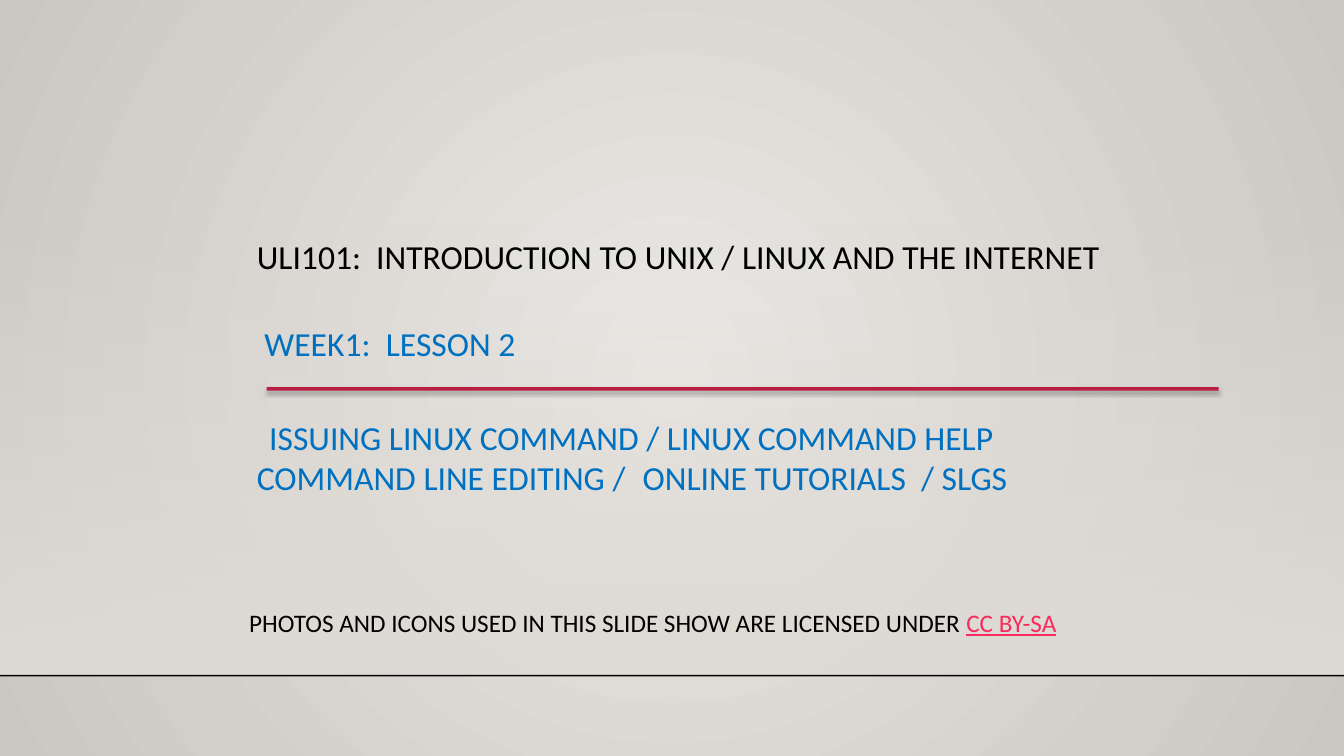
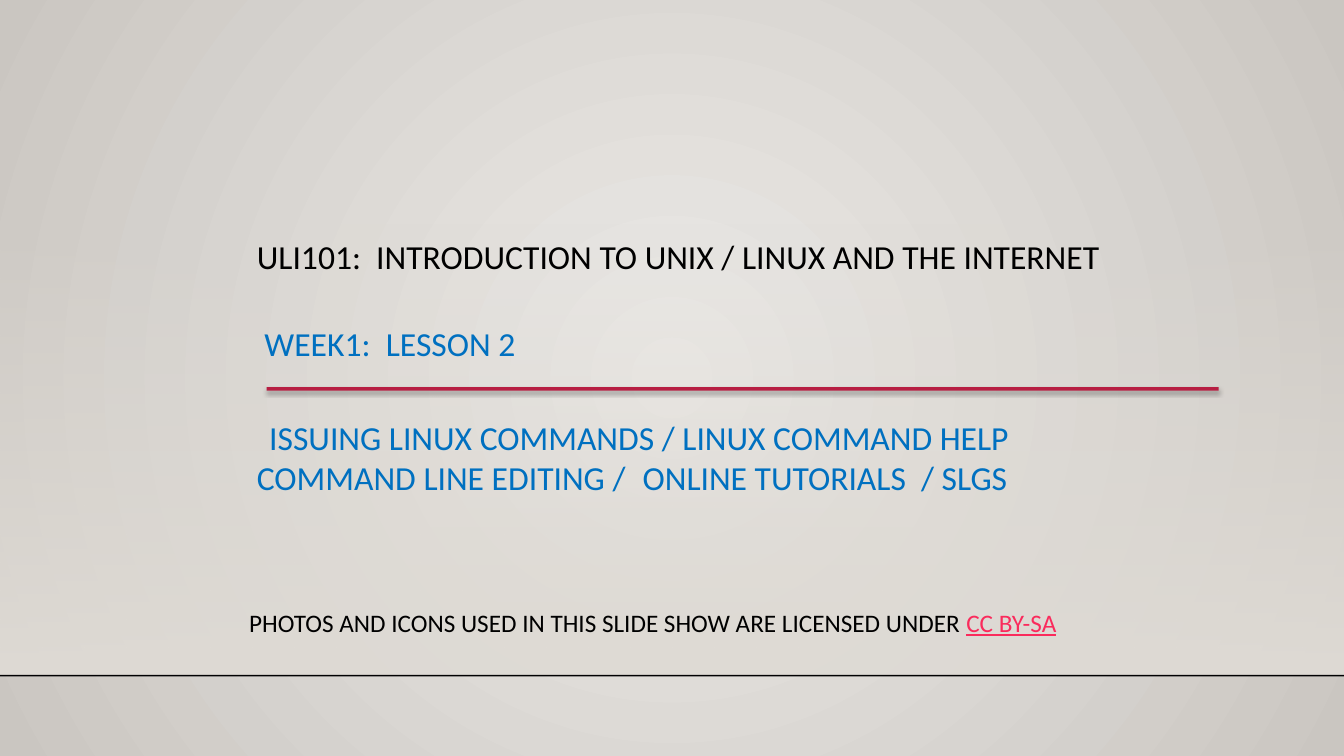
Before and after one commit to ULI101/slides, a slide deck: slide 1 of ULI101-1.2.pptx. Drawn at 1344x756 pixels with LibreOffice and Linux fonts; fonts in the diff are those of the drawing; background and template pictures are left out. Boxes give left, top, right and bottom in pixels: in the first picture for what was removed or moved away, otherwise in the second. Text is boxed around its words. In the diff, an @@ line names an element or a change of style, - is before the commit and + after.

```diff
--- a/ULI101-1.2.pptx
+++ b/ULI101-1.2.pptx
@@ text at box(257, 428, 1009, 491): text changed @@
-ISSUING LINUX COMMAND / LINUX COMMAND HELP
-COMMAND LINE EDITING / ONLINE TUTORIALS / SLGS
+ISSUING LINUX COMMANDS / LINUX COMMAND HELP
+COMMAND LINE EDITING / ONLINE TUTORIALS / SLGS
```
Also in this commit, not shown: 1 other file.
